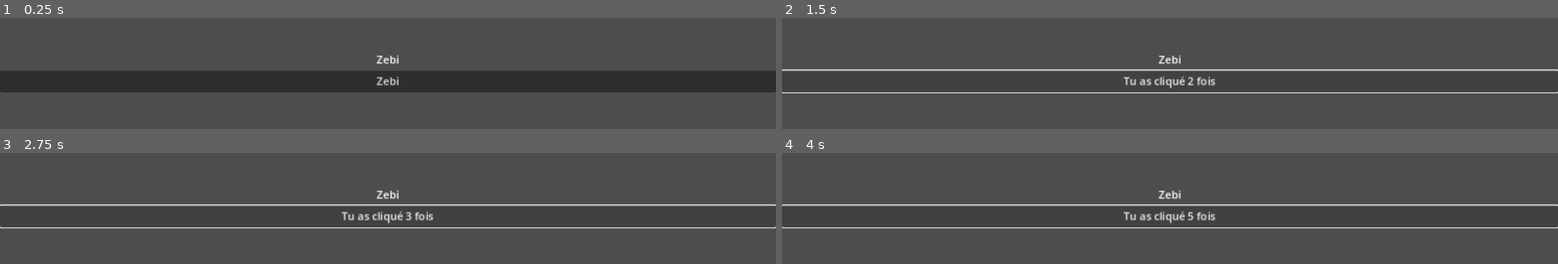
Above: before the commit, frames 1-4 (two rows, left to right).
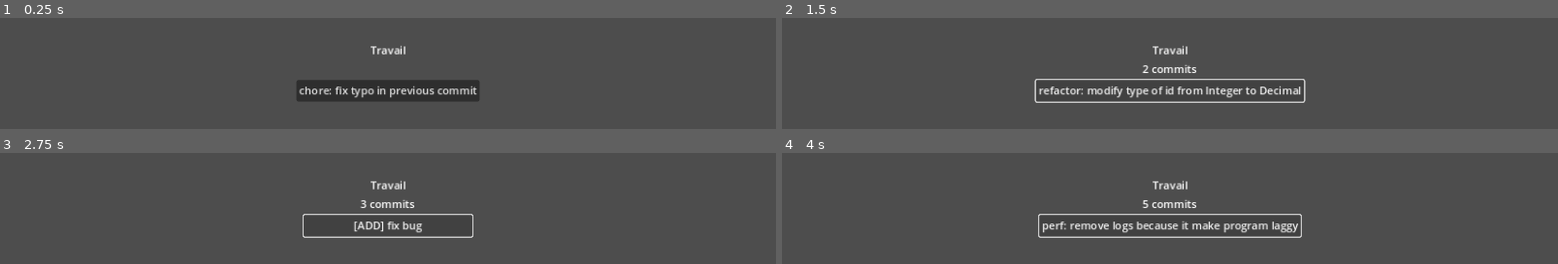
Above: after the commit, the same moments.

Repository: drawpitech/gamejam2025
Game: Godot game, scene res://control.tscn
Two runs of this game, one before a commit and one after it. Both use one fixed random seed, a clock stepped at 60 frames per second and the inputs below.
Inputs (mouse positions are in pixels of both pictures, inside the frame that each line leads up to):
- Up to frame 1 (0.25 s): no input
- Up to frame 2 (1.5 s): click (1170, 81) at 0.5 s, where only the run before the commit has a clickable "Zebi"; click (1170, 81) at 1.25 s, where only the run before the commit has a clickable "Tu as cliqué 1 fois"
- Up to frame 3 (2.75 s): click (388, 216) at 2 s, where only the run before the commit has a clickable "Tu as cliqué 2 fois"
- Up to frame 4 (4 s): click (1170, 216) at 2.75 s, where only the run before the commit has a clickable "Tu as cliqué 3 fois"; click (1170, 216) at 3.5 s, where only the run before the commit has a clickable "Tu as cliqué 4 fois"

The runs differ from the first frame. In frame 1, 19% of the frame differs, in the area x 0-100%, y 24-75%; in frame 2, 5.9%; in frame 3, 4.6%; in frame 4, 5.9%.

Commit message:
feat: best game

Diff:
--- /dev/null
+++ b/autocomplete_upgrade.gd
@@ -0,0 +1,32 @@
+extends Button
+
+const upgrades_price = [[10, "Autocomplete hasardeux"]]
+
+# Called when the node enters the scene tree for the first time.
+func _ready():
+	self.visible = false
+	pass # Replace with function body.
+
+
+# Called every frame. 'delta' is the elapsed time since the previous frame.
+func _process(_delta):
+	if Globals.features < 1:
+		self.visible = false
+		return
+	else:
+		self.visible = true
+
+	if Globals.autocomplete >= upgrades_price.size():
+		self.text = "Tu es autocompletemaxxed"
+		self.disabled = true
+		return
+	var needed = upgrades_price[Globals.autocomplete][0]
+	var title = upgrades_price[Globals.autocomplete][1]
+	self.text = "%s %d" % [title, needed]
+	if Globals.commits < needed:
+		self.disabled = true
+		return
+	self.disabled = false
+
+func _pressed():
+	Globals.commits -= upgrades_price[Globals.autocomplete][0]
--- a/button.gd
+++ b/button.gd
@@ -1,13 +1,17 @@
 extends Button
 
-var nb: int
+const texts = [
+	"chore: fix typo in previous commit",
+	"refactor: modify type of id from Integer to Decimal",
+	"[ADD] fix bug",
+	"perf: remove logs because it make program laggy"
+]
 
 # Called when the node enters the scene tree for the first time.
 func _ready():
-	self.nb = 0
+	self.text = texts[randi_range(0, texts.size() - 1)]
+	pass
 
 func _pressed():
-	self.nb += 1
-	self.text = "Tu as cliqué %d fois" % self.nb
-	if (self.nb == 100):
-		get_tree().quit(0)
+	self.text = texts[randi_range(0, texts.size() - 1)]
+	Globals.add_commits(1)
--- a/control.tscn
+++ b/control.tscn
@@ -1,30 +1,93 @@
-[gd_scene load_steps=2 format=3 uid="uid://cq64ps35rc2qx"]
+[gd_scene load_steps=8 format=3 uid="uid://cq64ps35rc2qx"]
 
+[ext_resource type="Script" path="res://score_label.gd" id="1_1wdov"]
 [ext_resource type="Script" path="res://button.gd" id="1_qyb3j"]
+[ext_resource type="Script" path="res://autocomplete_upgrade.gd" id="3_dp4y8"]
+[ext_resource type="Script" path="res://editor_upgrade.gd" id="3_soynt"]
+[ext_resource type="Script" path="res://feature_upgrade.gd" id="4_sf3r6"]
+
+[sub_resource type="LabelSettings" id="LabelSettings_fyb5r"]
+
+[sub_resource type="GDScript" id="GDScript_j5ros"]
+script/source = "extends VBoxContainer
+
+func _ready():
+	self.visible = false
+
+func _process(delta):
+	if Globals.total_commits < 10:
+		self.visible = false
+		return
+	else:
+		self.visible = true
+
+"
 
 [node name="Control" type="Control"]
 layout_mode = 3
-anchors_preset = 15
-anchor_right = 1.0
-anchor_bottom = 1.0
+anchors_preset = 8
+anchor_left = 0.5
+anchor_top = 0.5
+anchor_right = 0.5
+anchor_bottom = 0.5
 grow_horizontal = 2
 grow_vertical = 2
 
 [node name="VBoxContainer" type="VBoxContainer" parent="."]
 layout_mode = 1
-anchors_preset = 15
-anchor_right = 1.0
-anchor_bottom = 1.0
+anchors_preset = 8
+anchor_left = 0.5
+anchor_top = 0.5
+anchor_right = 0.5
+anchor_bottom = 0.5
+offset_left = -125.0
+offset_top = -29.0
+offset_right = 125.0
+offset_bottom = 29.0
 grow_horizontal = 2
 grow_vertical = 2
 alignment = 1
 
-[node name="Label" type="Label" parent="VBoxContainer"]
+[node name="Title" type="Label" parent="VBoxContainer"]
 layout_mode = 2
-text = "Zebi"
+text = "Travail"
 horizontal_alignment = 1
 
-[node name="Button" type="Button" parent="VBoxContainer"]
+[node name="ScoreLabel" type="Label" parent="VBoxContainer"]
 layout_mode = 2
-text = "Zebi"
+text = "Illusions :"
+label_settings = SubResource("LabelSettings_fyb5r")
+horizontal_alignment = 1
+script = ExtResource("1_1wdov")
+
+[node name="ClickButton" type="Button" parent="VBoxContainer"]
+layout_mode = 2
+text = "Fix une typo  dans la codebase"
 script = ExtResource("1_qyb3j")
+
+[node name="VBoxContainer" type="VBoxContainer" parent="VBoxContainer"]
+layout_mode = 2
+alignment = 1
+script = SubResource("GDScript_j5ros")
+
+[node name="Label" type="Label" parent="VBoxContainer/VBoxContainer"]
+layout_mode = 2
+text = "Upgrades"
+
+[node name="VBoxContainer" type="VBoxContainer" parent="VBoxContainer/VBoxContainer"]
+layout_mode = 2
+
+[node name="EditorUpgrade" type="Button" parent="VBoxContainer/VBoxContainer/VBoxContainer"]
+layout_mode = 2
+text = "Améliorer IDE"
+script = ExtResource("3_soynt")
+
+[node name="FeatureUpgrade" type="Button" parent="VBoxContainer/VBoxContainer/VBoxContainer"]
+layout_mode = 2
+text = "Améliorer features"
+script = ExtResource("4_sf3r6")
+
+[node name="AutoCompleteUpgrade" type="Button" parent="VBoxContainer/VBoxContainer/VBoxContainer"]
+layout_mode = 2
+text = "Améliorer autocomplete"
+script = ExtResource("3_dp4y8")
--- /dev/null
+++ b/editor_upgrade.gd
@@ -0,0 +1,26 @@
+extends Button
+
+const upgrades_price = [[10, "Passer a Notepad++"]]
+
+# Called when the node enters the scene tree for the first time.
+func _ready():
+	pass # Replace with function body.
+
+
+# Called every frame. 'delta' is the elapsed time since the previous frame.
+func _process(_delta):
+	if Globals.editor >= upgrades_price.size():
+		self.text = "Tu es editormaxxed"
+		self.disabled = true
+		return
+	var needed = upgrades_price[Globals.editor][0]
+	var title = upgrades_price[Globals.editor][1]
+	self.text = "%s %d" % [title, needed]
+	if Globals.commits < needed:
+		self.disabled = true
+		return
+	self.disabled = false
+
+func _pressed():
+	Globals.commits -= upgrades_price[Globals.editor][0]
+	Globals.editor += 1
--- /dev/null
+++ b/feature_upgrade.gd
@@ -0,0 +1,31 @@
+extends Button
+
+const upgrades_price = [[10, "Activer l’autocomplete"]]
+
+# Called when the node enters the scene tree for the first time.
+func _ready():
+	self.visible = true
+
+
+# Called every frame. 'delta' is the elapsed time since the previous frame.
+func _process(_delta):
+	if Globals.editor < 1:
+		self.visible = false
+		return
+	else:
+		self.visible = true
+	if Globals.features >= upgrades_price.size():
+		self.text = "Tu es featuremaxxed"
+		self.disabled = true
+		return
+	var needed = upgrades_price[Globals.features][0]
+	var title = upgrades_price[Globals.features][1]
+	self.text = "%s %d" % [title, needed]
+	if Globals.commits < needed:
+		self.disabled = true
+		return
+	self.disabled = false
+
+func _pressed():
+	Globals.commits -= upgrades_price[Globals.features][0]
+	Globals.features += 1
--- /dev/null
+++ b/globals.gd
@@ -0,0 +1,32 @@
+extends Node
+
+var first_commit: bool
+var total_commits: int
+var commits: int
+var editor: int
+var features: int
+var autocomplete: int
+var __couisine_counter: float
+
+
+func add_commits(nb: int):
+	if nb:
+		self.first_commit = true
+	self.commits += nb
+	self.total_commits += nb
+
+# Called when the node enters the scene tree for the first time.
+func _ready():
+	self.first_commit = false
+	self.commits = 0
+	self.editor = 0
+	self.features = 0
+	self.autocomplete = 0
+	self.__couisine_counter = 0.
+
+# Called every frame. 'delta' is the elapsed time since the previous frame.
+func _process(delta: float):
+	self.__couisine_counter += (editor / 10.) * delta;
+	self.add_commits(roundi(self.__couisine_counter));
+	self.__couisine_counter -= roundi(self.__couisine_counter)
+	pass
--- a/project.godot
+++ b/project.godot
@@ -15,6 +15,15 @@
 config/features=PackedStringArray("4.3", "Forward Plus")
 config/icon="res://icon.svg"
 
+[autoload]
+
+Globals="*res://globals.gd"
+
 [display]
 
 window/stretch/mode="canvas_items"
+
+[editor]
+
+version_control/plugin_name="GitPlugin"
+version_control/autoload_on_startup=true
--- /dev/null
+++ b/score_label.gd
@@ -0,0 +1,23 @@
+extends Label
+
+
+func format_si(nb: float) -> String:
+	const suffixes = ["k", "M", "G"]
+	var suffix = ""
+	var div = 1;
+	for e in range(suffixes.size()):
+		if nb >  1000 ** (e+1):
+			div = 1000 ** (e+1)
+			suffix = suffixes[e]
+	return "%d%s" % [(nb / div), suffix]
+
+# Called when the node enters the scene tree for the first time.
+func _ready():
+	pass # Replace with function body.
+
+# Called every frame. 'delta' is the elapsed time since the previous frame.
+func _process(_delta):
+	if !Globals.first_commit:
+		self.text = "\n"
+		return
+	self.text = "%s commits" % format_si(Globals.commits)
Not shown, changed: export_presets.cfg
